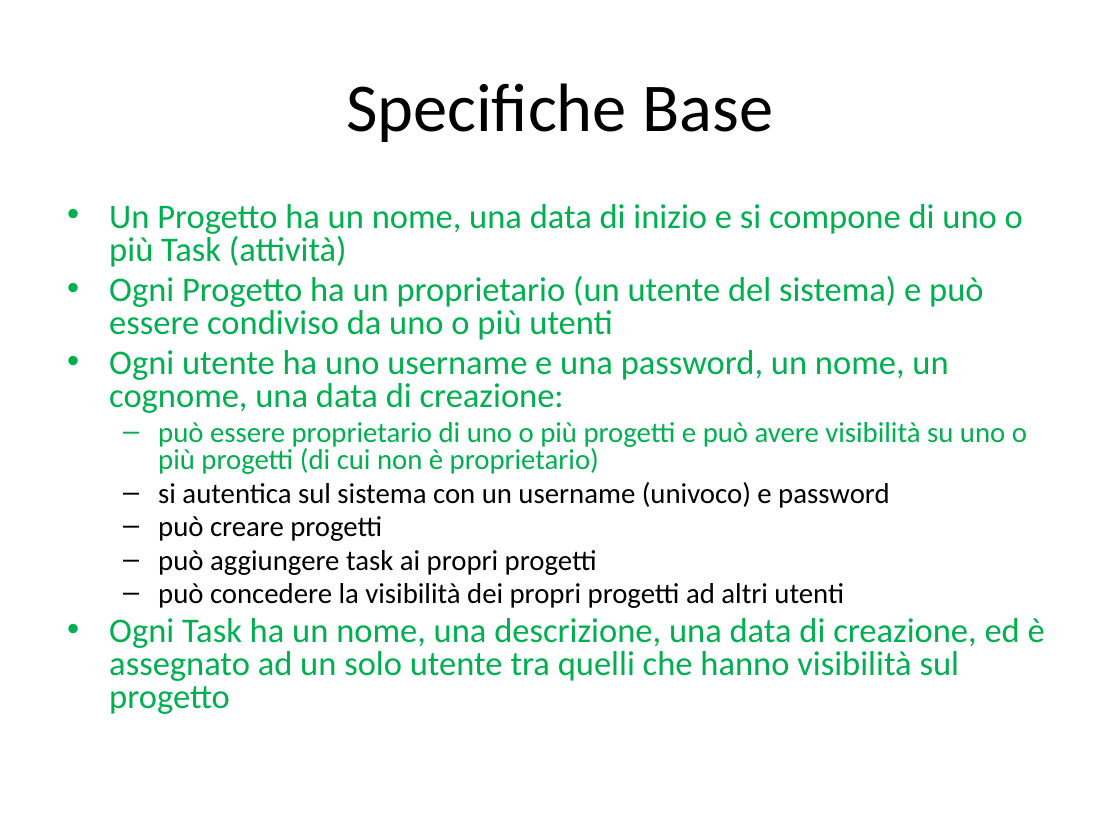
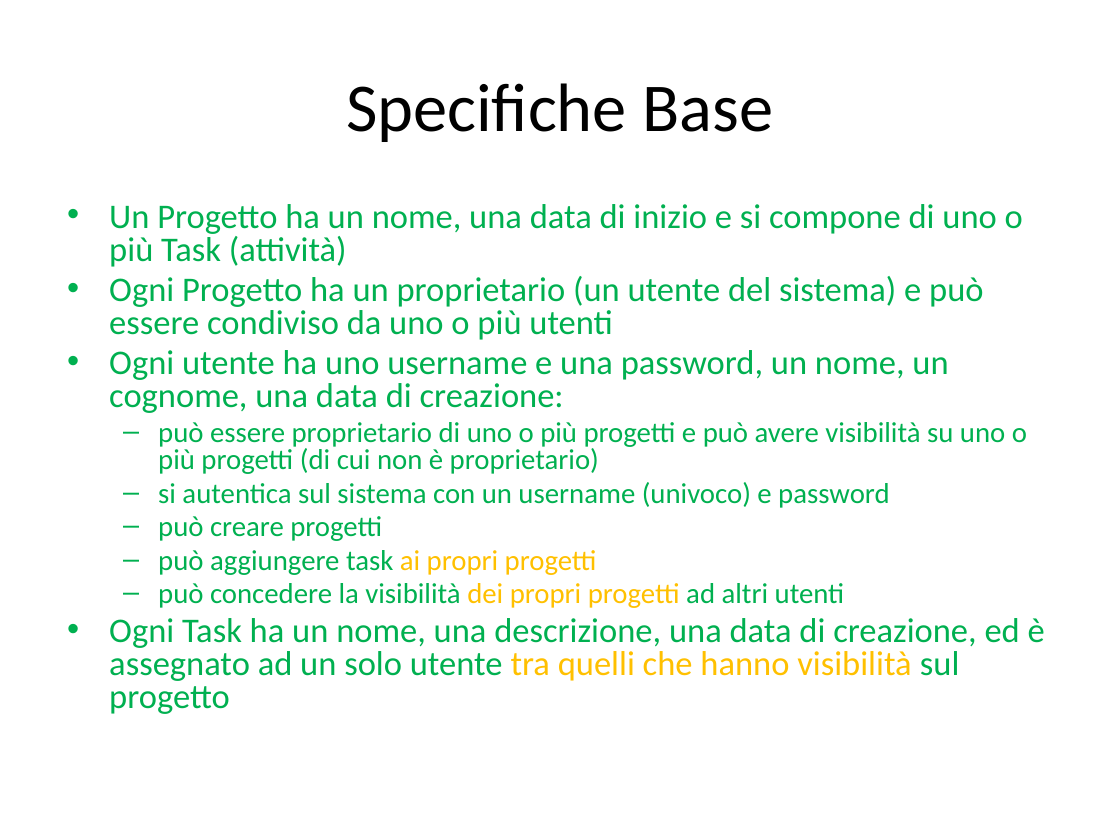
Before and after one commit to JohnnyWalkerRed/SIW-ProjectManager, a slide deck: slide 3 of Direttive progetto e class diagram/siw-progetto-giugno-2020.pptx. Drawn at 1120x840 pixels with LibreOffice and Linux fonts; fonts in the diff are those of the drawing. Boxes give left, top, right and bottom in pixels: in the first picture for what was removed or moved away, otherwise in the second. Text is boxed around its words. In the diff, an @@ line names an element or a change of style, - is before the commit and + after.

```diff
--- a/Direttive progetto e class diagram/siw-progetto-giugno-2020.pptx
+++ b/Direttive progetto e class diagram/siw-progetto-giugno-2020.pptx
@@ text at [109, 482, 1045, 714]: text colour #000000 to #00B050 in "si autentica sul sistema con un username ...", "può creare progetti", "può aggiungere task", "può concedere la visibilità ad altri utenti"; text colour #000000 to #FFC000 in "ai propri progetti", "dei propri progetti"; text colour #00B050 to #FFC000 in "tra quelli che hanno visibilità" @@
```
Also in this commit, not shown: 5 other slides changed.
